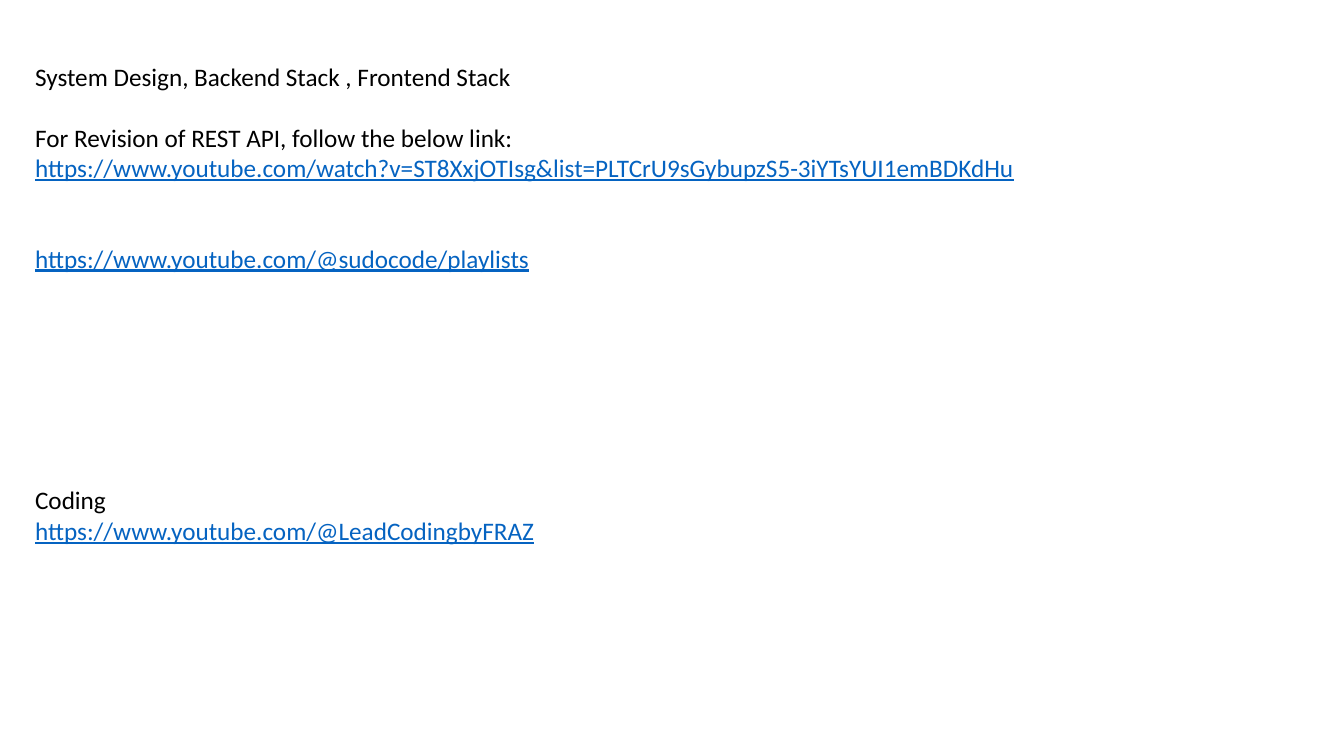
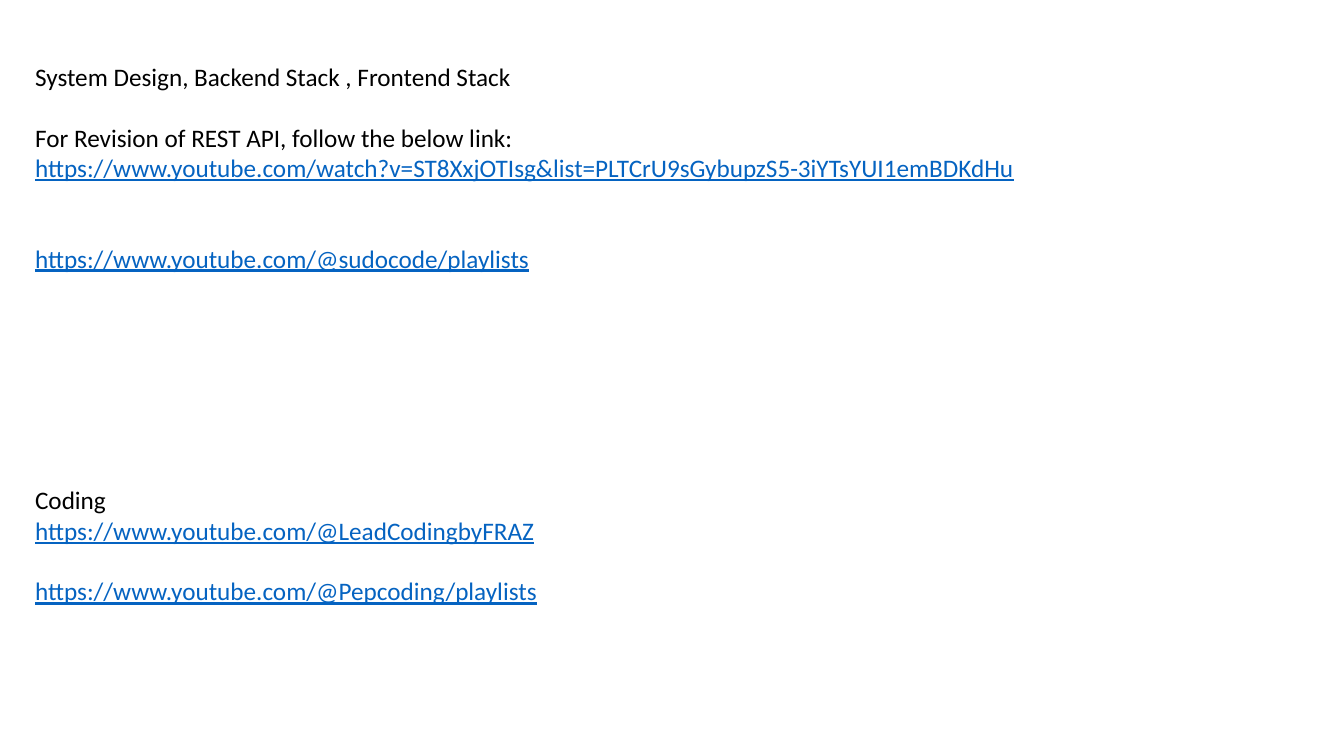
Before and after one commit to abmishra1234/Backend-Stack-Helper, a slide deck: slide 1 of Links-For Revision.pptx. Drawn at 1344x756 pixels with LibreOffice and Linux fonts; fonts in the diff are those of the drawing. Boxes give left, top, right and bottom in pixels: in the first picture for what was removed or moved away, otherwise in the second. Text is boxed around its words. In the diff, an @@ line names an element or a change of style, - is before the commit and + after.

```diff
--- a/Links-For Revision.pptx
+++ b/Links-For Revision.pptx
@@ text at bbox=[35, 582, 537, 605]: paragraph added @@
+https://www.youtube.com/@Pepcoding/playlists
```
